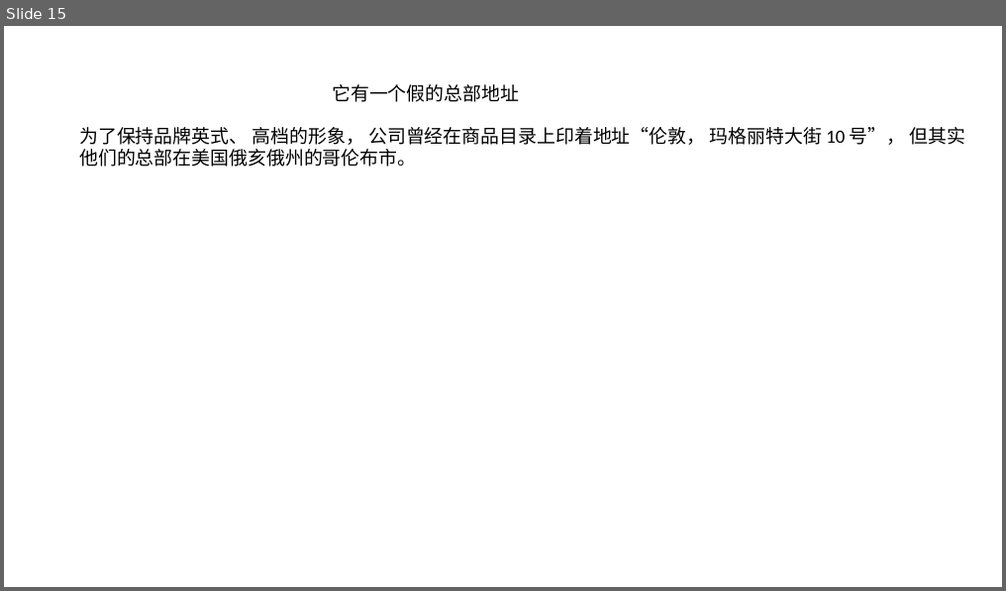
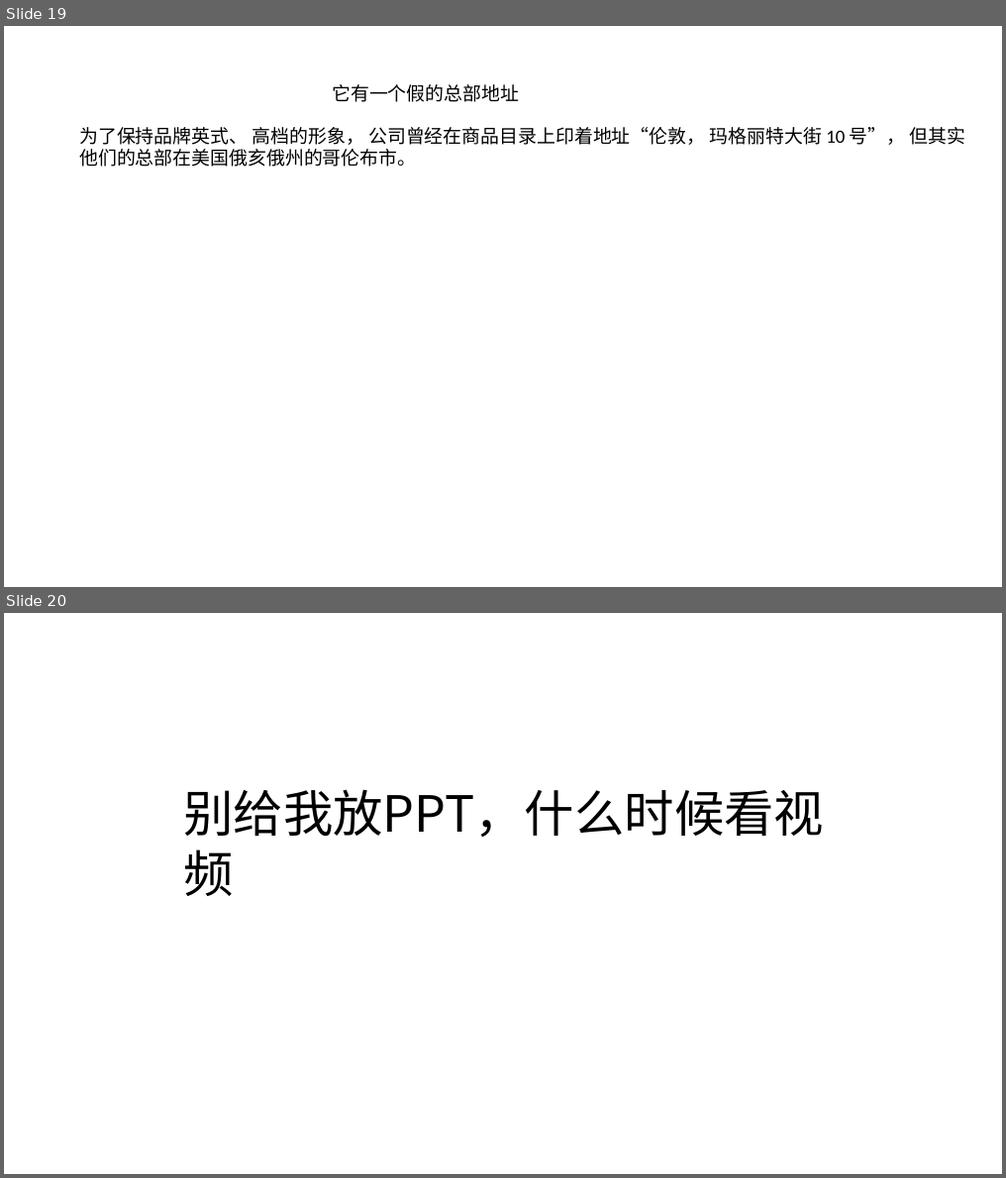
Before and after one commit to FredJiangFei/freetalk, a slide deck: 维多利亚的秘密/Victoria's Secret.pptx. Shown one above the other, each under a label of ours: slide 15 before the commit, slides 19 and 20 after it. The pictures are 1006x591 and 1006x1178 pixels, drawn with LibreOffice and Linux fonts; fonts in the diff are those of the drawing. Boxes give left, top, right and bottom in pixels: in the first picture for what was removed or moved away, otherwise in the second. Text is boxed around its words. In the diff, an @@ line names an element or a change of style, - is before the commit and + after.

```diff
--- a/维多利亚的秘密/Victoria's Secret.pptx
+++ b/维多利亚的秘密/Victoria's Secret.pptx
@@ slide 20 added at (4,613,1002,1174), background #FFFFFF @@
@@ text added at (183,789,824,837), 48 pt, text #000000 @@
+别给我放PPT，什么时候看视频
@@ what was slide 15 is now slide 19 @@
```
Also in this commit, not shown: 3 slides changed, 9 other slides added, 5 slides removed, 2 other files.
